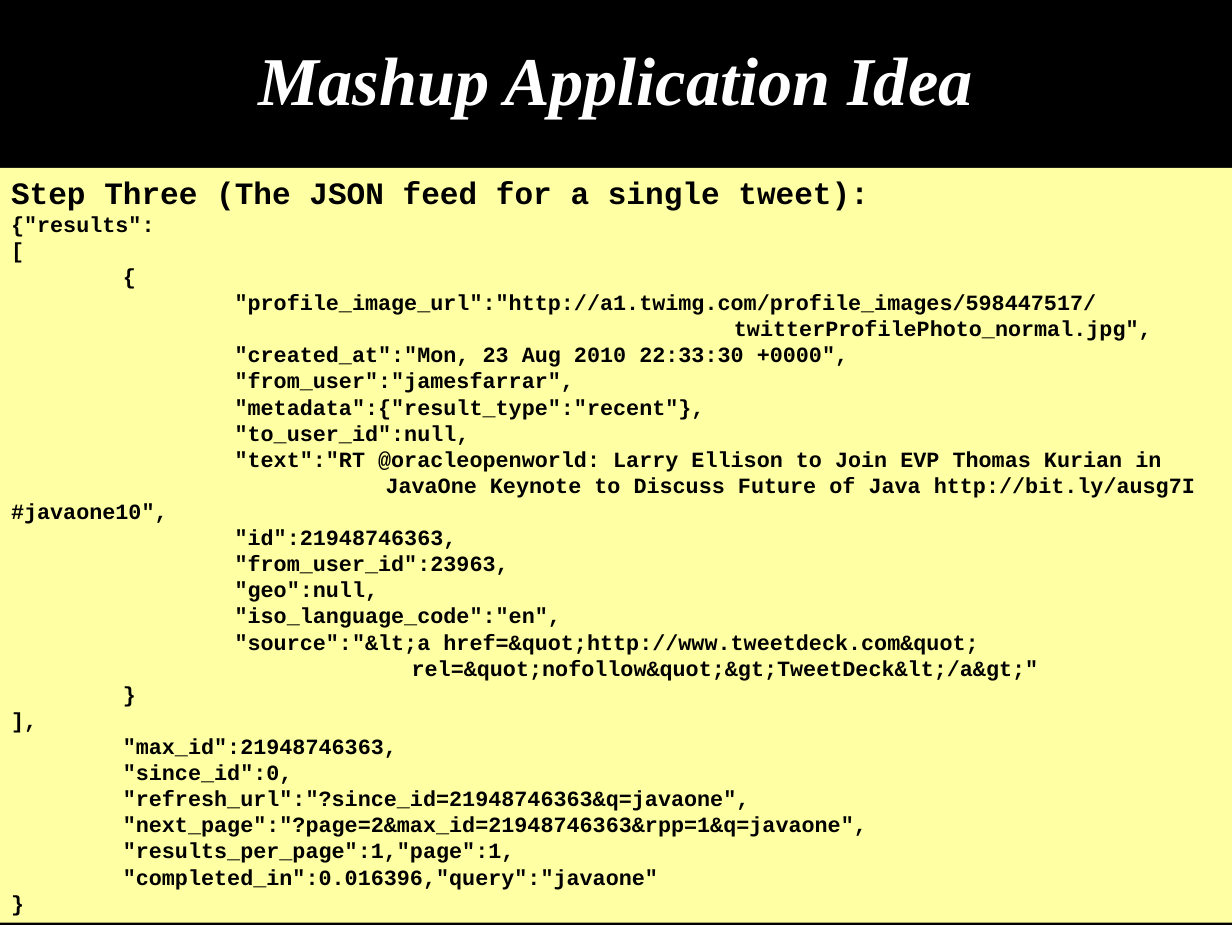
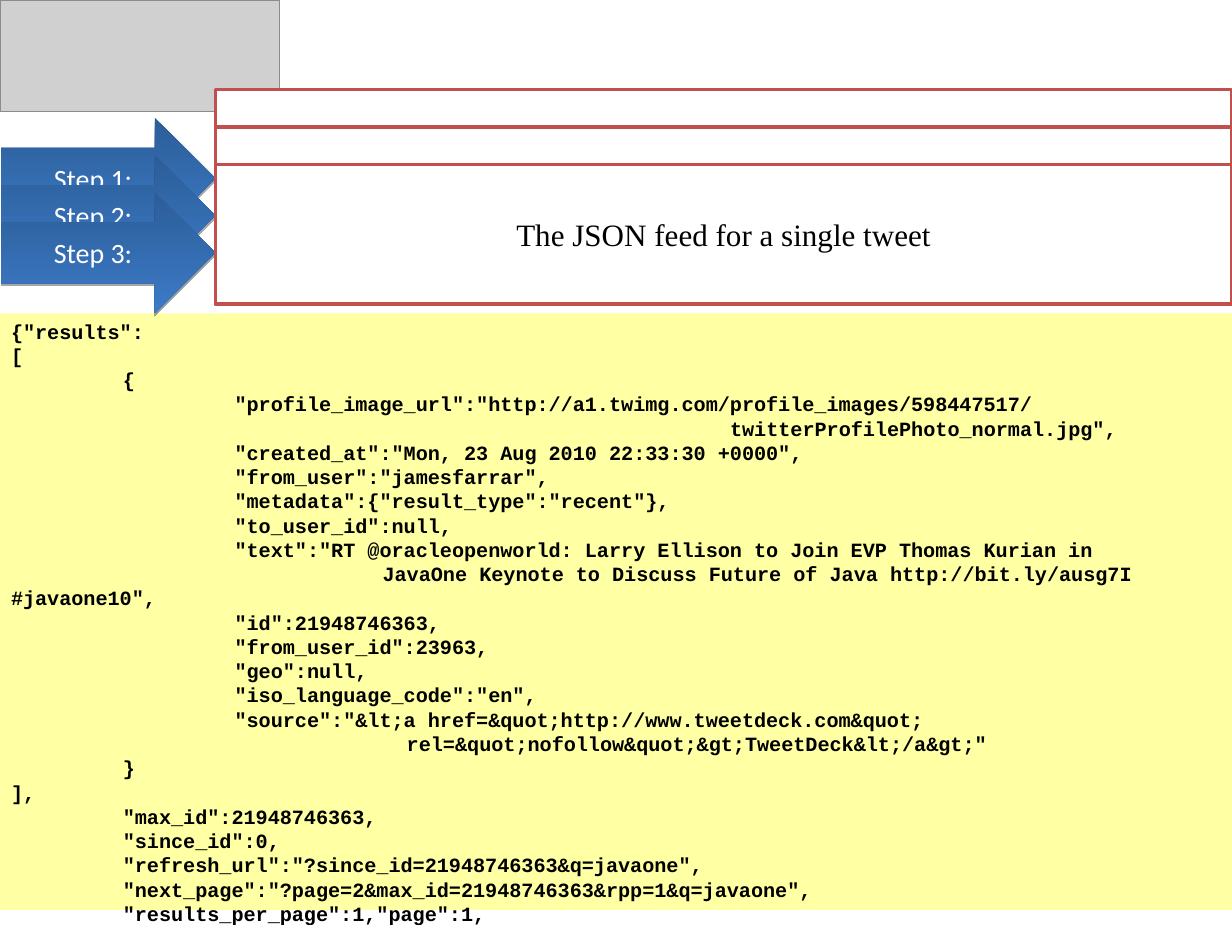
Before and after one commit to demo007/mashups4jsf, a slide deck: slide 24 of overview-architecture/JavaOne-2010/S314070_BURNS_SALEH_MASHUPS.odp (slide 22 before the commit). Drawn at 1232x925 pixels with LibreOffice and Linux fonts; fonts in the diff are those of the drawing; grey boxes stand for pictures. Boxes give left, top, right and bottom in pixels: in the first picture for what was removed or moved away, otherwise in the second. Text is boxed around its words. In the diff, an @@ line names an element or a change of style, - is before the commit and + after.

Commit message:
modifying the styles.

```diff
--- a/overview-architecture/JavaOne-2010/S314070_BURNS_SALEH_MASHUPS.odp
+++ b/overview-architecture/JavaOne-2010/S314070_BURNS_SALEH_MASHUPS.odp
@@ background #000000 to #FFFFFF @@
@@ picture added at [0, 0, 279, 112] @@
@@ title removed at [61, 1, 1171, 155] @@
-Mashup Application Idea
@@ rectangle added at [216, 89, 1232, 285], fill #FFFFFF, outline #C0504D 2.01 pt, 20 pt, text #000000 @@
+Go to the Twitter API documentation site for getting the REST search URL and search parameters:
+http://apiwiki.twitter.com/Twitter-API-Documentation
@@ freeform shape added at [1, 117, 216, 238], fill gradient #2C5D98 to #3C7BC7, 18 pt, text #FFFFFF @@
+Step 1:
@@ rectangle added at [216, 127, 1232, 304], fill #FFFFFF, outline #C0504D 2.01 pt, 20 pt, text #000000 @@
+Open a URL Connection to the twitter Search URL:
+http://search.twitter.com/search.json?q=#{param}&rpp=10
@@ freeform shape added at [1, 155, 216, 276], fill gradient #2C5D98 to #3C7BC7, 18 pt, text #FFFFFF @@
+Step 2:
@@ rectangle added at [216, 164, 1232, 304], fill #FFFFFF, outline #C0504D 2.01 pt, 20 pt, text #000000 @@
+The JSON feed for a single tweet
@@ freeform shape added at [1, 192, 216, 313], fill gradient #2C5D98 to #3C7BC7, 18 pt, text #FFFFFF @@
+Step 3:
@@ text in rectangle at [11, 181, 869, 211]: paragraph removed @@
-Step Three (The JSON feed for a single tweet):
@@ rectangle "{"results":": place and size @@
-rectangle "{"results":" at [0, 168, 1232, 922]
+rectangle "{"results":" at [0, 313, 1232, 909]
@@ rectangle "{"results":" at [0, 313, 1232, 909]: size 14 to 13 pt @@
```
Also in this commit, not shown: 8 other slides changed, 5 slides added, 1 slide removed.
